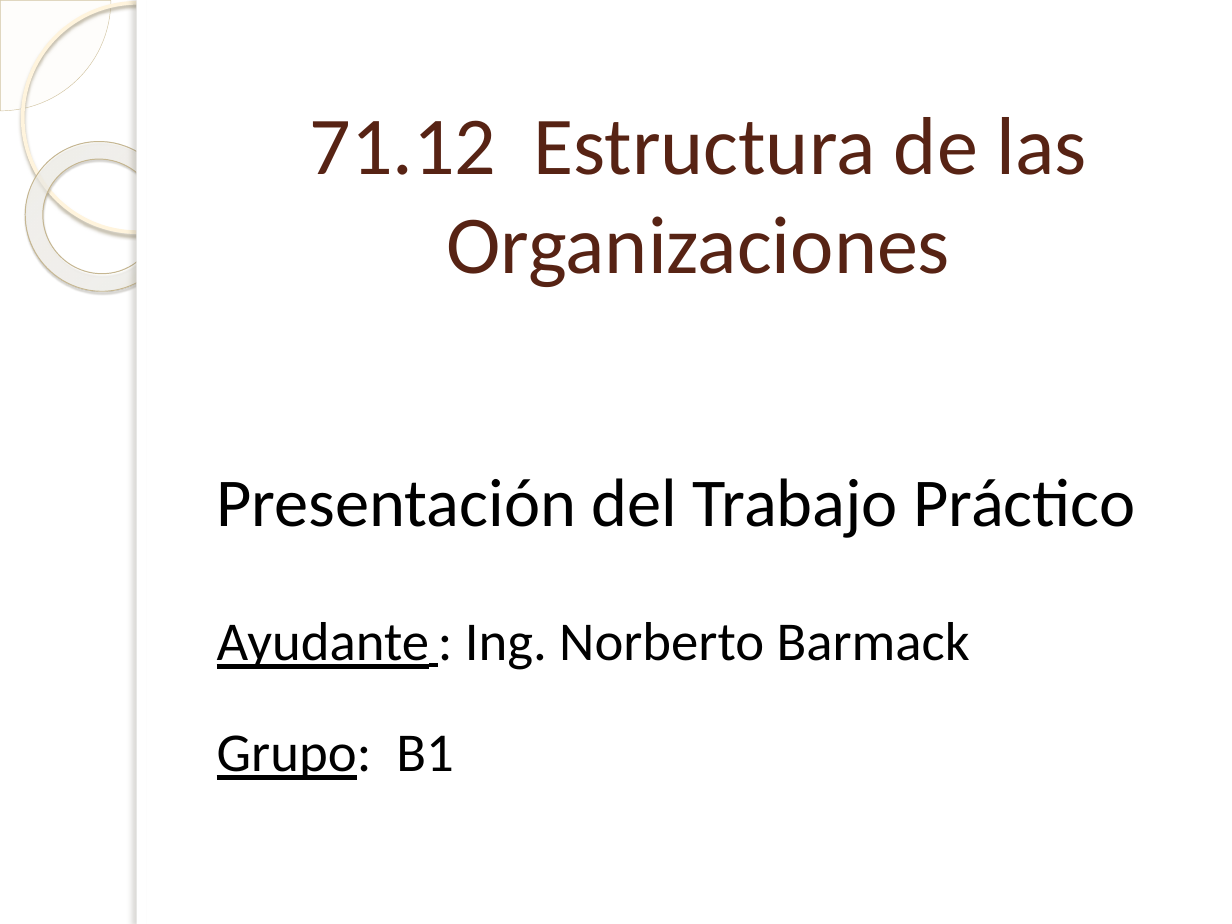
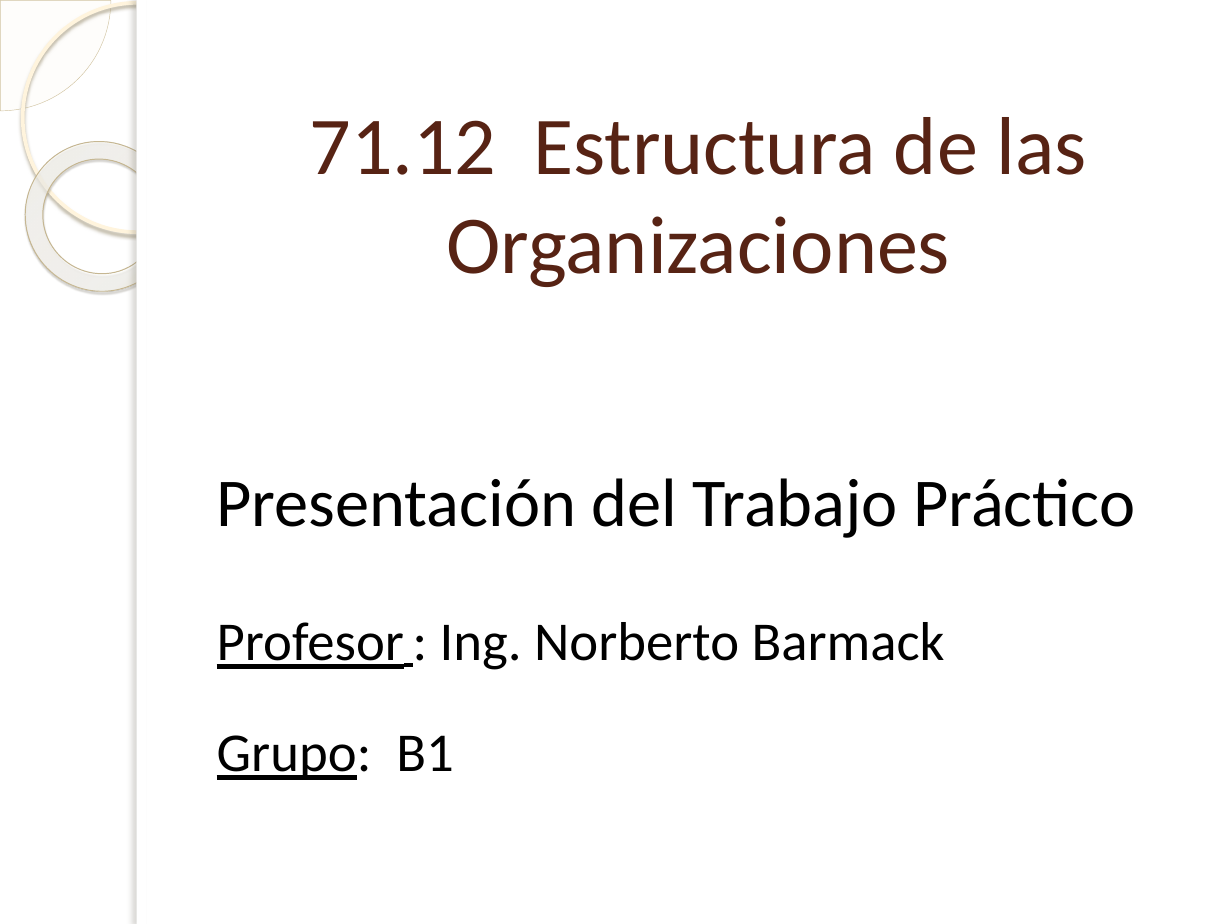
Before and after one commit to Bloodclot24/empresitas, a slide deck: slide 1 of Presentacion/Presentacion.pptx. Drawn at 1232x924 pixels with LibreOffice and Linux fonts; fonts in the diff are those of the drawing; background and template pictures are left out. Boxes give left, top, right and bottom in pixels: in the first picture for what was removed or moved away, otherwise in the second. Text is boxed around its words. In the diff, an @@ line names an element or a change of style, - is before the commit and + after.

```diff
--- a/Presentacion/Presentacion.pptx
+++ b/Presentacion/Presentacion.pptx
@@ text at [217,622,945,670]: text changed @@
-Ayudante : Ing. Norberto Barmack
+Profesor : Ing. Norberto Barmack
```
Also in this commit, not shown: 2 other slides changed, 8 slides added, 1 slide removed, 5 other files.
